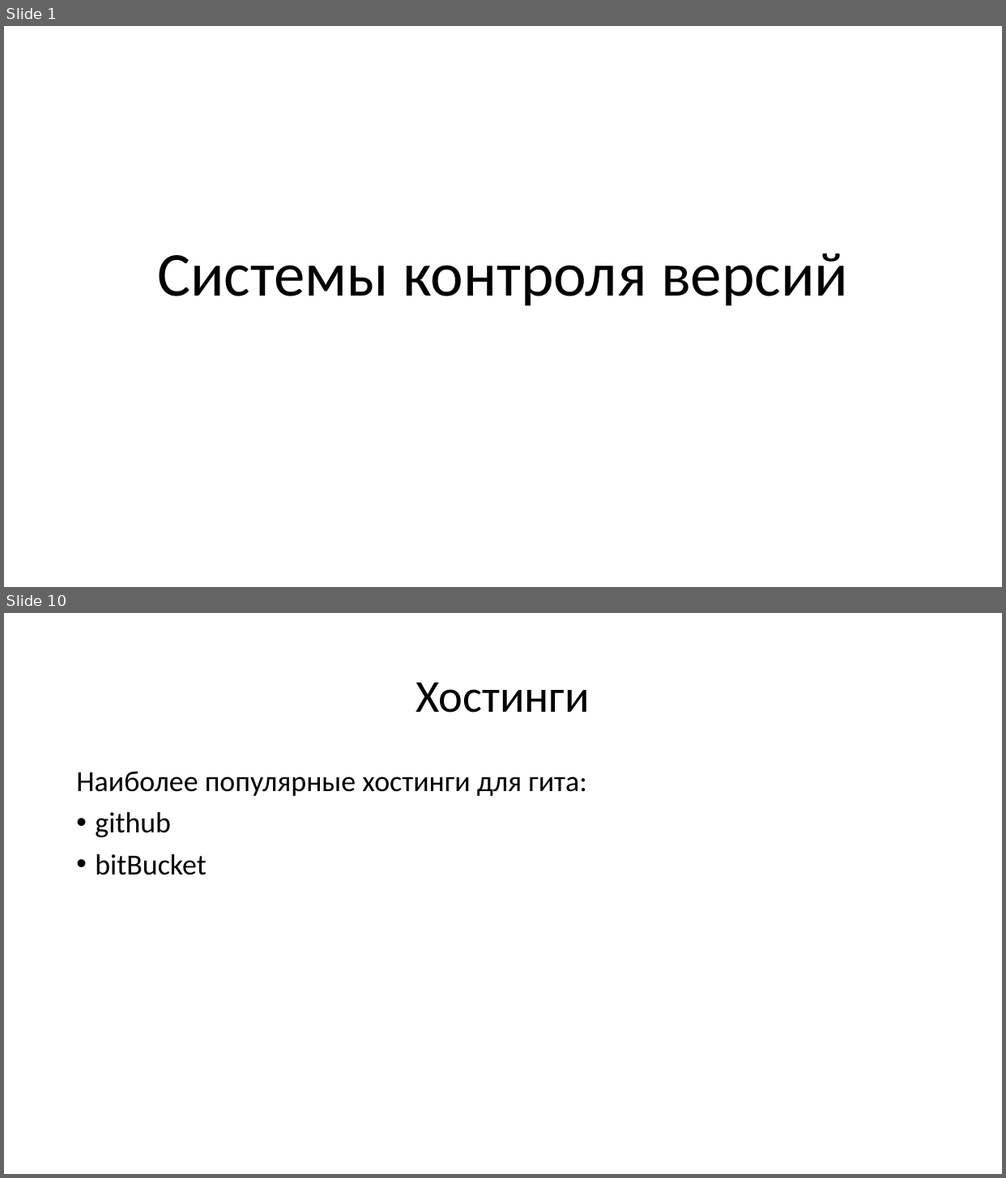
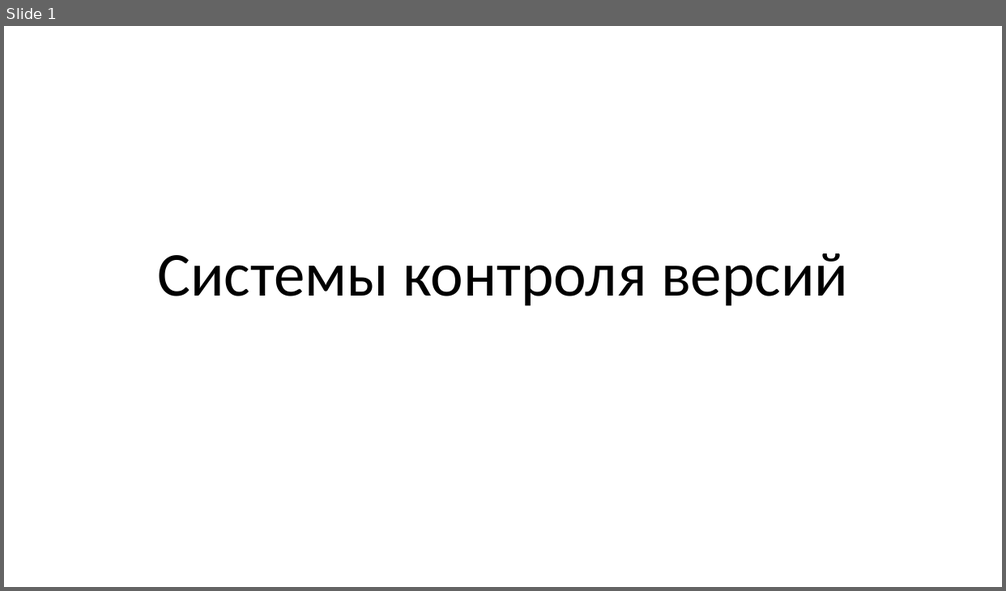
Before and after one commit to waxlight/presentation, a slide deck: Системы контроля версий.pptx. Shown one above the other, each under a label of ours: slides 1 and 10 before the commit, slide 1 after it; the slides between them are not shown. The pictures are 1006x1178 and 1006x591 pixels, drawn with LibreOffice and Linux fonts; fonts in the diff are those of the drawing. Boxes give left, top, right and bottom in pixels: in the first picture for what was removed or moved away, otherwise in the second. Text is boxed around its words. In the diff, an @@ line names an element or a change of style, - is before the commit and + after.

```diff
--- a/Системы контроля версий.pptx
+++ b/Системы контроля версий.pptx
@@ slide 10 removed at (4, 613, 1002, 1174), background #FFFFFF @@
@@ title removed at (416, 682, 590, 713) @@
-Хостинги
@@ text removed at (76, 771, 586, 875) @@
-Наиболее популярные хостинги для гита:
-• github
-• bitBucket
```
Also in this commit, not shown: 9 other slides removed.
